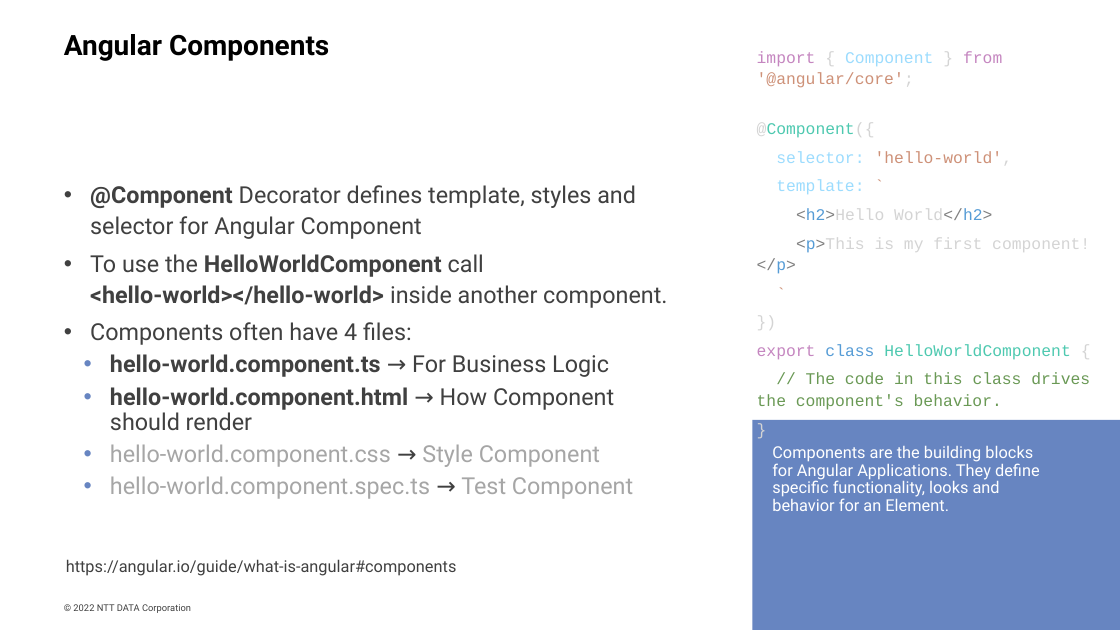
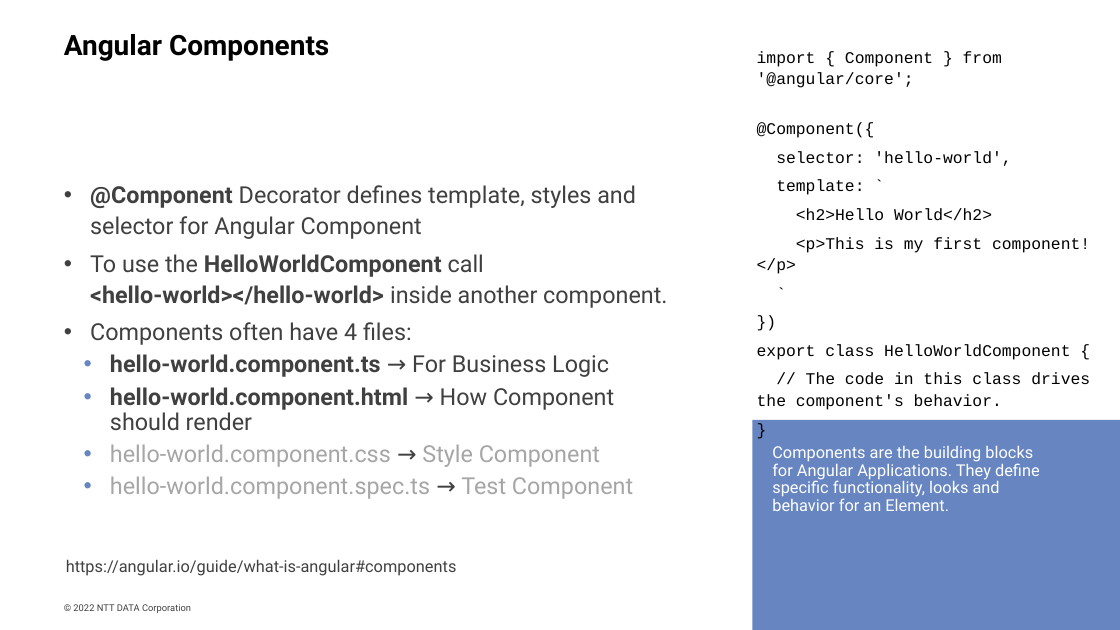
Before and after one commit to Nick36/developer-for-a-day, a slide deck: slide 8 of developer-for-a-day.pptx. Drawn at 1120x630 pixels with LibreOffice and Linux fonts; fonts in the diff are those of the drawing; background and template pictures are left out. Boxes give left, top, right and bottom in pixels: in the first picture for what was removed or moved away, otherwise in the second. Text is boxed around its words. In the diff, an @@ line names an element or a change of style, - is before the commit and + after.

```diff
--- a/developer-for-a-day.pptx
+++ b/developer-for-a-day.pptx
@@ text "import { Component } from ..." at (757,51,1090,410): text colour #C586C0 to #000000 in "import from", "export"; text colour #D4D4D4 to #000000 in "{ } '@angular/core';", "@Component({", "'hello-world',", "<h2>Hello World</h2>" and 4 more places; text colour #9CDCFE to #000000 in "Component", "selector:", "template:"; text colour #CE9178 to #000000 in "'@angular/core';", "'hello-world',", "`", "`"; text colour #4EC9B0 to #000000 in "@Component({", "HelloWorldComponent"; text colour #808080 to #000000 in "<h2>Hello World</h2>", "<p>This component!</p>"; text colour #569CD6 to #000000 in "<h2>Hello World</h2>", "<p>This component!</p>", "class"; text colour #6A9955 to #000000 in "// The code in this class drives ..." @@
```
Also in this commit, not shown: 3 other slides changed, 6 other files.
